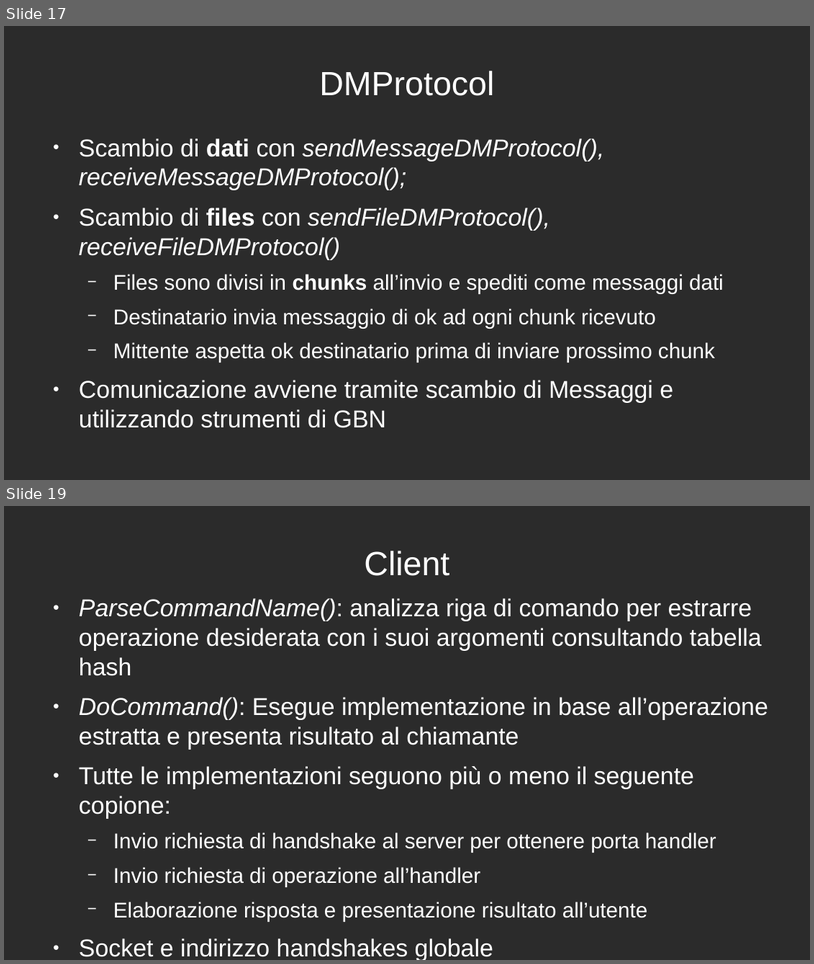
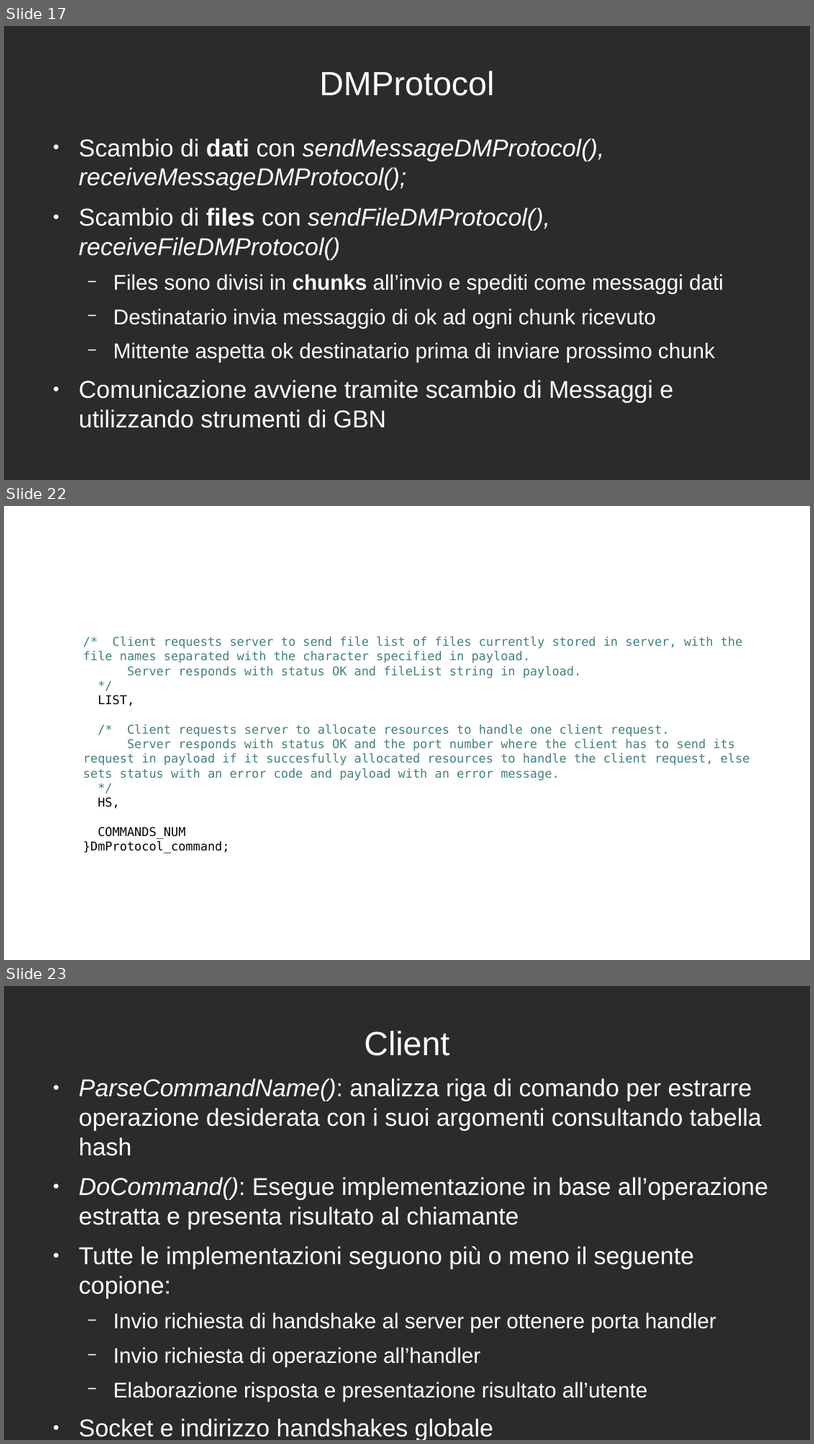
Before and after one commit to Torkin1/IIW_UDP_GBN, a slide deck: doc/slides/implementazione.odp. Shown one above the other, each under a label of ours: slides 17 and 19 before the commit, slides 17, 22 and 23 after it; the slides between them are not shown. The pictures are 814x964 and 814x1444 pixels, drawn with LibreOffice and Linux fonts; fonts in the diff are those of the drawing; background and template pictures are left out; a plain dark background stands for a picture behind light text. Boxes give left, top, right and bottom in pixels: in the first picture for what was removed or moved away, otherwise in the second. Text is boxed around its words. In the diff, an @@ line names an element or a change of style, - is before the commit and + after.

```diff
--- a/doc/slides/implementazione.odp
+++ b/doc/slides/implementazione.odp
@@ slide 22 added at [4, 506, 810, 960], background picture (left out) @@
@@ title added at [44, 524, 770, 600], 33 pt, text #FFFFFF @@
+DMProtocol
@@ text added at [83, 636, 751, 853], 12 pt, text #408080 @@
+/* Client requests server to send file list of files currently stored in server, with the file names separated with the character specified in payload.
+Server responds with status OK and fileList string in payload.
+*/
+LIST,
+/* Client requests server to allocate resources to handle one client request.
+Server responds with status OK and the port number where the client has to send its request in payload if it succesfully allocated resources to handle the client request, else sets status with an error code and payload with an error message.
+*/
+HS,
+COMMANDS_NUM
+}DmProtocol_command;
@@ what was slide 19 is now slide 23 @@
```
Also in this commit, not shown: 2 slides changed, 6 other slides added, 3 slides removed.
